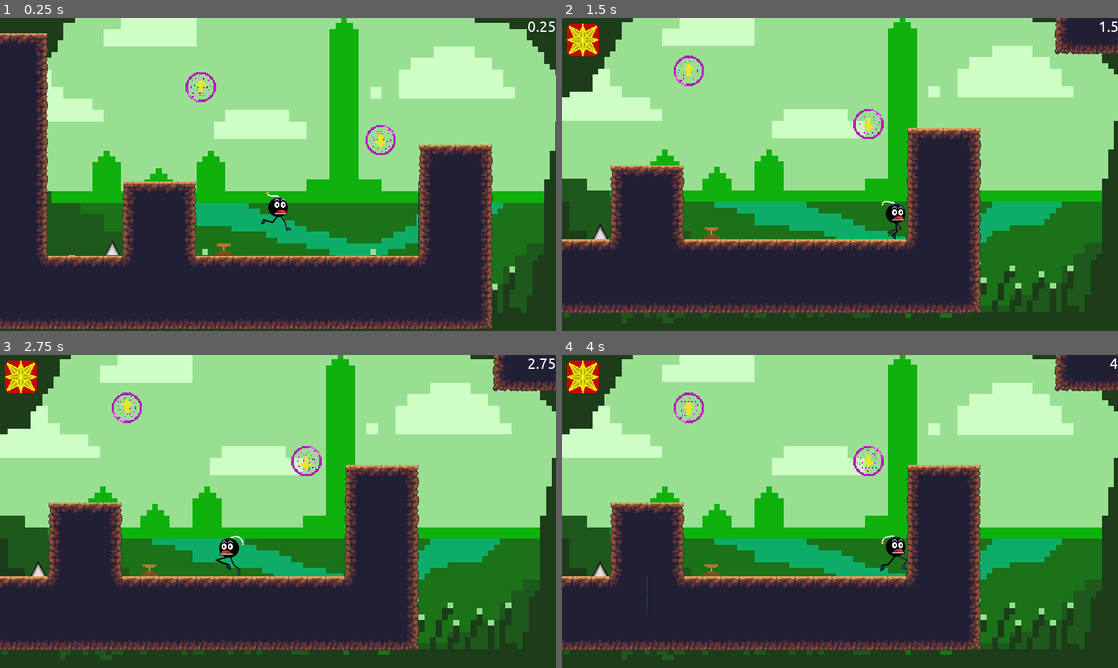
Above: before the commit, frames 1-4 (two rows, left to right).
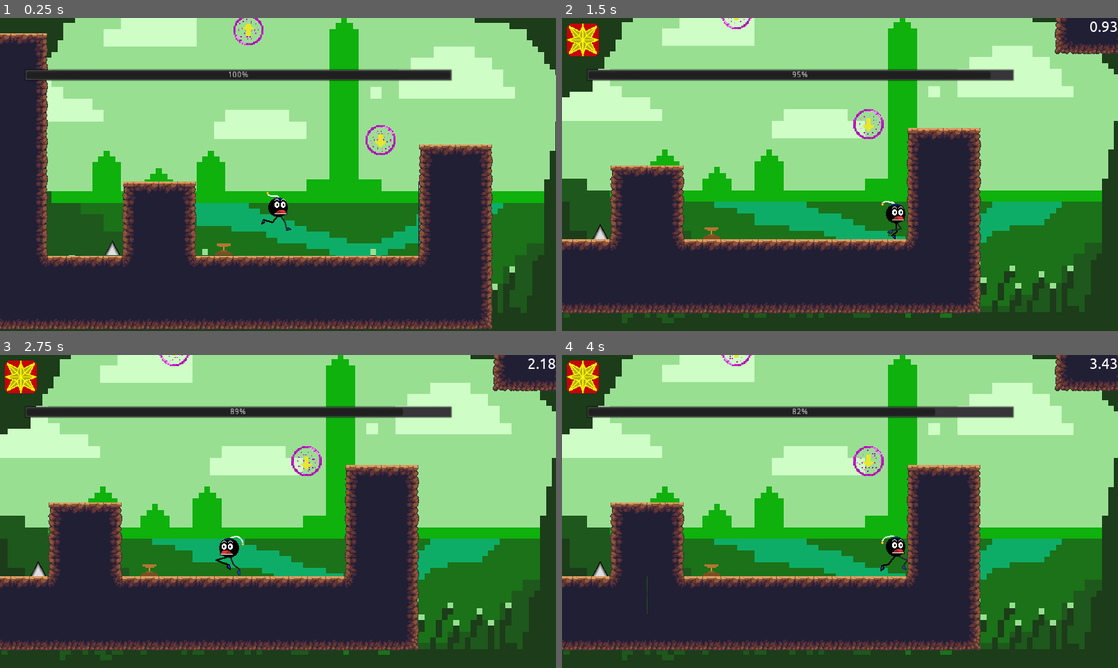
Above: after the commit, the same moments.

Repository: keshava1/defused
Game: Godot game, scene res://Scenes/TestWorld.tscn
Same seed, same stepped clock (60 frames per second), same inputs: the game is played once before the commit and once after it. The engine's default icon, where the game draws it, is replaced by a stand-in: a white triangle on a blue panel in a dark square. Sound files missing from this copy of the repository are replaced by a short silence.
Inputs:
- Up to frame 1 (0.25 s): no input
- Up to frame 2 (1.5 s): tap Enter (ui_accept) at 0.5, 0.77 s; hold Right (ui_right) from 0.53 s (still down)
- Up to frame 3 (2.75 s): tap Enter (ui_accept) at 1.52 s; release Right (ui_right) at 2.03 s; hold Left (ui_left) from 2.03 s (still down)
- Up to frame 4 (4 s): release Left (ui_left) at 2.78 s; hold Right (ui_right) from 2.78 s (still down); tap Enter (ui_accept) at 3.02, 3.77 s

The runs differ from the first frame. In frame 1, 3.3% of the frame differs, in the area x 4-100%, y 0-27%; in frame 2, 3.3%; in frame 3, 3.3%; in frame 4, 3.3%.

Commit message:
5/21 work

Diff:
--- a/Project 1 Platformer Git/KinematicBody2D.gd
+++ b/Project 1 Platformer Git/KinematicBody2D.gd
@@ -12,7 +12,7 @@
 const DASH_LENGTH = 750
 var jumps = MAX_JUMPS
 var motion = Vector2()
-
+var started
 #var time_elapsed = PlayerVars.timer
 
 export(int) var DEATH_MIN = 1000
@@ -24,22 +24,24 @@
 var dashing = false
 func _ready():
 	print("ready")
+	started = false
 	$Sprite.play("Idle")
 	$Explosion.play("Blank")
 	$deathTween.interpolate_property($Sprite, "modulate", Color(1,1,1,1), Color(1,0,0,1), 0.125, Tween.TRANS_LINEAR, Tween.EASE_IN)
 	if(PlayerVars.muted == false):
 		MusicPlayer.stream_paused = false
-
+	PlayerVars.hardMode = true
 	if(PlayerVars.hardMode):
 		$UI/Control/BarTimer.autostart = true
 	else:
-		$UI/Control.visible = false
+		$UI/Control.queue_free()
 # Called every frame. 'delta' is the elapsed time since the previous frame.
 func _physics_process(delta):
 	if(PlayerVars.dying == true):
 		return
 	update_dash()
-	update_timer(delta)
+	if(started):
+		update_timer(delta)
 
 	# retrive playerVars
 	canDash = PlayerVars.canDash
@@ -56,11 +58,17 @@
 	$Sprite.offset.y = PlayerVars.offset
 	# move left and right
 	if Input.is_action_pressed("ui_right"):
+
+		started = true
+
 		if(dashing == false):
 			motion.x = min(motion.x + ACCELERATION, MAX_SPEED)
 		$Sprite.flip_h = false
 		$Sprite.play("Run")
 	elif Input.is_action_pressed("ui_left"):
+
+		started = true
+
 		if(dashing == false):
 			motion.x = max(motion.x - ACCELERATION, -MAX_SPEED)
 		$Sprite.flip_h = true
@@ -79,6 +87,8 @@
 			motion.x = lerp(motion.x, 0,0.1);
 		# jump code
 		if Input.is_action_just_pressed("ui_up") and (jumps > 0 or nextToWall()):
+			started = true
+
 			# wall jumps
 			if (not is_on_floor()) and nextToRightWall():
 				motion.x = -PlayerVars.walljumpx
@@ -209,6 +219,9 @@
 
 
 func _on_BarTimer_timeout():
-	$UI/Control/ProgressBar.value -= 1
-	if($UI/Control/ProgressBar.value == 0):
-		respawn()
+	if(started):
+		$UI/Control/ProgressBar.value -= 1
+		if($UI/Control/ProgressBar.value == 0):
+			respawn()
+func deathTimerAdd(value):
+	$UI/Control/ProgressBar.value += value
--- a/Project 1 Platformer Git/Player.tscn
+++ b/Project 1 Platformer Git/Player.tscn
@@ -13,15 +13,6 @@
 atlas = ExtResource( 5 )
 region = Rect2( 0, 320, 320, 320 )
 
-[sub_resource type="AtlasTexture" id=35]
-atlas = ExtResource( 6 )
-region = Rect2( 160, 160, 80, 80 )
-
-[sub_resource type="AtlasTexture" id=23]
-flags = 4
-atlas = ExtResource( 1 )
-region = Rect2( 320, 640, 320, 320 )
-
 [sub_resource type="AtlasTexture" id=25]
 flags = 4
 atlas = ExtResource( 5 )
@@ -32,95 +23,104 @@
 atlas = ExtResource( 5 )
 region = Rect2( 320, 0, 320, 320 )
 
+[sub_resource type="AtlasTexture" id=23]
+flags = 4
+atlas = ExtResource( 1 )
+region = Rect2( 320, 640, 320, 320 )
+
 [sub_resource type="AtlasTexture" id=21]
 flags = 4
 atlas = ExtResource( 1 )
 region = Rect2( 0, 960, 320, 320 )
 
+[sub_resource type="AtlasTexture" id=4]
+flags = 4
+atlas = ExtResource( 1 )
+region = Rect2( 0, 0, 320, 320 )
+
+[sub_resource type="AtlasTexture" id=5]
+flags = 4
+atlas = ExtResource( 1 )
+region = Rect2( 320, 0, 320, 320 )
+
+[sub_resource type="AtlasTexture" id=6]
+flags = 4
+atlas = ExtResource( 1 )
+region = Rect2( 640, 0, 320, 320 )
+
+[sub_resource type="AtlasTexture" id=7]
+flags = 4
+atlas = ExtResource( 1 )
+region = Rect2( 960, 0, 320, 320 )
+
+[sub_resource type="AtlasTexture" id=8]
+flags = 4
+atlas = ExtResource( 1 )
+region = Rect2( 0, 320, 320, 320 )
+
+[sub_resource type="AtlasTexture" id=9]
+flags = 4
+atlas = ExtResource( 1 )
+region = Rect2( 320, 320, 320, 320 )
+
+[sub_resource type="AtlasTexture" id=10]
+flags = 4
+atlas = ExtResource( 1 )
+region = Rect2( 640, 320, 320, 320 )
+
+[sub_resource type="AtlasTexture" id=11]
+flags = 4
+atlas = ExtResource( 1 )
+region = Rect2( 960, 320, 320, 320 )
+
+[sub_resource type="AtlasTexture" id=12]
+flags = 4
+atlas = ExtResource( 1 )
+region = Rect2( 0, 640, 320, 320 )
+
+[sub_resource type="AtlasTexture" id=13]
+flags = 4
+atlas = ExtResource( 1 )
+region = Rect2( 320, 640, 320, 320 )
+
+[sub_resource type="AtlasTexture" id=14]
+flags = 4
+atlas = ExtResource( 1 )
+region = Rect2( 640, 640, 320, 320 )
+
+[sub_resource type="AtlasTexture" id=15]
+flags = 4
+atlas = ExtResource( 1 )
+region = Rect2( 960, 640, 320, 320 )
+
+[sub_resource type="AtlasTexture" id=16]
+flags = 4
+atlas = ExtResource( 1 )
+region = Rect2( 0, 960, 320, 320 )
+
+[sub_resource type="AtlasTexture" id=17]
+flags = 4
+atlas = ExtResource( 1 )
+region = Rect2( 320, 960, 320, 320 )
+
+[sub_resource type="AtlasTexture" id=18]
+flags = 4
+atlas = ExtResource( 1 )
+region = Rect2( 640, 960, 320, 320 )
+
+[sub_resource type="AtlasTexture" id=19]
+flags = 4
+atlas = ExtResource( 1 )
+region = Rect2( 960, 960, 320, 320 )
+
+[sub_resource type="AtlasTexture" id=35]
+atlas = ExtResource( 6 )
+region = Rect2( 160, 160, 80, 80 )
+
 [sub_resource type="AtlasTexture" id=20]
 flags = 4
 atlas = ExtResource( 1 )
 region = Rect2( 320, 960, 320, 320 )
-
-[sub_resource type="AtlasTexture" id=4]
-flags = 4
-atlas = ExtResource( 1 )
-region = Rect2( 0, 0, 320, 320 )
-
-[sub_resource type="AtlasTexture" id=5]
-flags = 4
-atlas = ExtResource( 1 )
-region = Rect2( 320, 0, 320, 320 )
-
-[sub_resource type="AtlasTexture" id=6]
-flags = 4
-atlas = ExtResource( 1 )
-region = Rect2( 640, 0, 320, 320 )
-
-[sub_resource type="AtlasTexture" id=7]
-flags = 4
-atlas = ExtResource( 1 )
-region = Rect2( 960, 0, 320, 320 )
-
-[sub_resource type="AtlasTexture" id=8]
-flags = 4
-atlas = ExtResource( 1 )
-region = Rect2( 0, 320, 320, 320 )
-
-[sub_resource type="AtlasTexture" id=9]
-flags = 4
-atlas = ExtResource( 1 )
-region = Rect2( 320, 320, 320, 320 )
-
-[sub_resource type="AtlasTexture" id=10]
-flags = 4
-atlas = ExtResource( 1 )
-region = Rect2( 640, 320, 320, 320 )
-
-[sub_resource type="AtlasTexture" id=11]
-flags = 4
-atlas = ExtResource( 1 )
-region = Rect2( 960, 320, 320, 320 )
-
-[sub_resource type="AtlasTexture" id=12]
-flags = 4
-atlas = ExtResource( 1 )
-region = Rect2( 0, 640, 320, 320 )
-
-[sub_resource type="AtlasTexture" id=13]
-flags = 4
-atlas = ExtResource( 1 )
-region = Rect2( 320, 640, 320, 320 )
-
-[sub_resource type="AtlasTexture" id=14]
-flags = 4
-atlas = ExtResource( 1 )
-region = Rect2( 640, 640, 320, 320 )
-
-[sub_resource type="AtlasTexture" id=15]
-flags = 4
-atlas = ExtResource( 1 )
-region = Rect2( 960, 640, 320, 320 )
-
-[sub_resource type="AtlasTexture" id=16]
-flags = 4
-atlas = ExtResource( 1 )
-region = Rect2( 0, 960, 320, 320 )
-
-[sub_resource type="AtlasTexture" id=17]
-flags = 4
-atlas = ExtResource( 1 )
-region = Rect2( 320, 960, 320, 320 )
-
-[sub_resource type="AtlasTexture" id=18]
-flags = 4
-atlas = ExtResource( 1 )
-region = Rect2( 640, 960, 320, 320 )
-
-[sub_resource type="AtlasTexture" id=19]
-flags = 4
-atlas = ExtResource( 1 )
-region = Rect2( 960, 960, 320, 320 )
 
 [sub_resource type="SpriteFrames" id=2]
 animations = [ {
@@ -129,35 +129,35 @@
 "name": "WallSlide",
 "speed": 5.0
 }, {
+"frames": [ SubResource( 25 ), SubResource( 26 ) ],
+"loop": true,
+"name": "Idle",
+"speed": 1.0
+}, {
+"frames": [ SubResource( 23 ) ],
+"loop": true,
+"name": "Fall",
+"speed": 5.0
+}, {
+"frames": [ SubResource( 21 ) ],
+"loop": true,
+"name": "Jump2",
+"speed": 5.0
+}, {
+"frames": [ SubResource( 4 ), SubResource( 5 ), SubResource( 6 ), SubResource( 7 ), SubResource( 8 ), SubResource( 9 ), SubResource( 10 ), SubResource( 11 ), SubResource( 12 ), SubResource( 13 ), SubResource( 14 ), SubResource( 15 ), SubResource( 16 ), SubResource( 17 ), SubResource( 18 ), SubResource( 19 ) ],
+"loop": true,
+"name": "Run",
+"speed": 20.0
+}, {
 "frames": [ SubResource( 35 ) ],
 "loop": true,
 "name": "Blank",
 "speed": 6.0
 }, {
-"frames": [ SubResource( 23 ) ],
-"loop": true,
-"name": "Fall",
-"speed": 5.0
-}, {
-"frames": [ SubResource( 25 ), SubResource( 26 ) ],
-"loop": true,
-"name": "Idle",
-"speed": 1.0
-}, {
-"frames": [ SubResource( 21 ) ],
-"loop": true,
-"name": "Jump2",
-"speed": 5.0
-}, {
 "frames": [ SubResource( 20 ) ],
 "loop": true,
 "name": "Jump",
 "speed": 5.0
-}, {
-"frames": [ SubResource( 4 ), SubResource( 5 ), SubResource( 6 ), SubResource( 7 ), SubResource( 8 ), SubResource( 9 ), SubResource( 10 ), SubResource( 11 ), SubResource( 12 ), SubResource( 13 ), SubResource( 14 ), SubResource( 15 ), SubResource( 16 ), SubResource( 17 ), SubResource( 18 ), SubResource( 19 ) ],
-"loop": true,
-"name": "Run",
-"speed": 20.0
 } ]
 
 [sub_resource type="CapsuleShape2D" id=3]
@@ -201,6 +201,7 @@
 scale = Vector2( 0.232812, 0.232812 )
 frames = SubResource( 2 )
 animation = "Idle"
+frame = 1
 playing = true
 
 [node name="CollisionShape2D" type="CollisionShape2D" parent="."]
@@ -271,17 +272,18 @@
 }
 
 [node name="ProgressBar" type="ProgressBar" parent="UI/Control"]
-margin_left = 78.0
-margin_top = 24.0
-margin_right = 817.0
-margin_bottom = 45.0
+margin_left = 42.0
+margin_top = 88.0
+margin_right = 781.0
+margin_bottom = 109.0
 value = 100.0
 __meta__ = {
 "_edit_use_anchors_": false
 }
 
 [node name="BarTimer" type="Timer" parent="UI/Control"]
-wait_time = 0.1
+wait_time = 0.2
+autostart = true
 
 [node name="deathTween" type="Tween" parent="."]
 
--- a/Project 1 Platformer Git/Scenes/Enemy.gd
+++ b/Project 1 Platformer Git/Scenes/Enemy.gd
@@ -33,6 +33,8 @@
 
 	for body in bodies:
 		if body.name == "Player":
+			if(PlayerVars.hardMode == true):
+				body.deathTimerAdd(25)
 			queue_free()
 			PlayerVars.motion.y -= HEIGHT
 			PlayerVars.canDash = true
--- /dev/null
+++ b/Project 1 Platformer Git/Scenes/String.tscn
@@ -0,0 +1,56 @@
+[gd_scene load_steps=10 format=2]
+
+[ext_resource path="res://icon.png" type="Texture" id=1]
+[ext_resource path="res://Scripts/String.gd" type="Script" id=2]
+[ext_resource path="res://Sprites/fuse.png" type="Texture" id=3]
+
+[sub_resource type="AtlasTexture" id=3]
+atlas = ExtResource( 3 )
+region = Rect2( 0, 0, 192, 192 )
+
+[sub_resource type="AtlasTexture" id=4]
+atlas = ExtResource( 3 )
+region = Rect2( 192, 0, 192, 192 )
+
+[sub_resource type="AtlasTexture" id=5]
+atlas = ExtResource( 3 )
+region = Rect2( 0, 192, 192, 192 )
+
+[sub_resource type="AtlasTexture" id=6]
+atlas = ExtResource( 3 )
+region = Rect2( 192, 192, 192, 192 )
+
+[sub_resource type="SpriteFrames" id=1]
+animations = [ {
+"frames": [ ExtResource( 1 ) ],
+"loop": true,
+"name": "default",
+"speed": 5.0
+}, {
+"frames": [ SubResource( 3 ), SubResource( 4 ), SubResource( 5 ), SubResource( 6 ) ],
+"loop": true,
+"name": "Idle",
+"speed": 3.0
+} ]
+
+[sub_resource type="RectangleShape2D" id=2]
+extents = Vector2( 13, 31.5 )
+
+[node name="String" type="Node2D"]
+script = ExtResource( 2 )
+
+[node name="AnimatedSprite" type="AnimatedSprite" parent="."]
+position = Vector2( -2.38419e-07, 0 )
+scale = Vector2( 0.489583, 0.385417 )
+frames = SubResource( 1 )
+animation = "Idle"
+frame = 2
+playing = true
+
+[node name="Area2D" type="Area2D" parent="."]
+
+[node name="CollisionShape2D" type="CollisionShape2D" parent="Area2D"]
+position = Vector2( 0, -0.5 )
+shape = SubResource( 2 )
+
+[connection signal="body_entered" from="Area2D" to="." method="_on_Area2D_body_entered"]
--- a/Project 1 Platformer Git/Scenes/TestWorld.tscn
+++ b/Project 1 Platformer Git/Scenes/TestWorld.tscn
@@ -6,6 +6,7 @@
 [ext_resource path="res://Player.tscn" type="PackedScene" id=4]
 [ext_resource path="res://Spike.tscn" type="PackedScene" id=5]
 [ext_resource path="res://Scenes/Enemy.tscn" type="PackedScene" id=6]
+[ext_resource path="res://Scenes/String.tscn" type="PackedScene" id=7]
 
 [node name="Node2D" type="Node2D"]
 
@@ -24,7 +25,7 @@
 position = Vector2( 190, -135 )
 
 [node name="GravitySwitch2" parent="." instance=ExtResource( 2 )]
-position = Vector2( -120, -227 )
+position = Vector2( -38, -325 )
 gravityDirection = 1
 
 [node name="Spring2" parent="." instance=ExtResource( 3 )]
@@ -36,3 +37,12 @@
 
 [node name="Enemy" parent="." instance=ExtResource( 6 )]
 position = Vector2( -979, -236 )
+
+[node name="String" parent="." instance=ExtResource( 7 )]
+position = Vector2( -296, -407 )
+
+[node name="String2" parent="." instance=ExtResource( 7 )]
+position = Vector2( -475, 292 )
+
+[node name="String3" parent="." instance=ExtResource( 7 )]
+position = Vector2( 385, 357 )
--- /dev/null
+++ b/Project 1 Platformer Git/Scripts/String.gd
@@ -0,0 +1,23 @@
+extends Node2D
+
+
+# Declare member variables here. Examples:
+# var a = 2
+# var b = "text"
+
+
+# Called when the node enters the scene tree for the first time.
+func _ready():
+	if(PlayerVars.hardMode == false):
+		queue_free()
+
+
+# Called every frame. 'delta' is the elapsed time since the previous frame.
+#func _process(delta):
+#	pass
+
+
+func _on_Area2D_body_entered(body):
+	if(body.name == "Player"):
+		body.deathTimerAdd(25)
+		queue_free()
--- a/Project 1 Platformer Git/Spike.tscn
+++ b/Project 1 Platformer Git/Spike.tscn
@@ -6,7 +6,7 @@
 [sub_resource type="ConvexPolygonShape2D" id=1]
 points = PoolVector2Array( -14, 10, 0, -11, 14, 10 )
 
-[node name="Node2D" type="Node2D"]
+[node name="Spike" type="Node2D"]
 
 [node name="Spike" type="Area2D" parent="."]
 script = ExtResource( 2 )
Not shown: 1 places in Project 1 Platformer Git/Scenes/TestWorld.tscn that only renumber resources
Binary file added: Project 1 Platformer Git/Sprites/fuse.png
Not shown, added: Project 1 Platformer Git/Sprites/fuse.png.import
